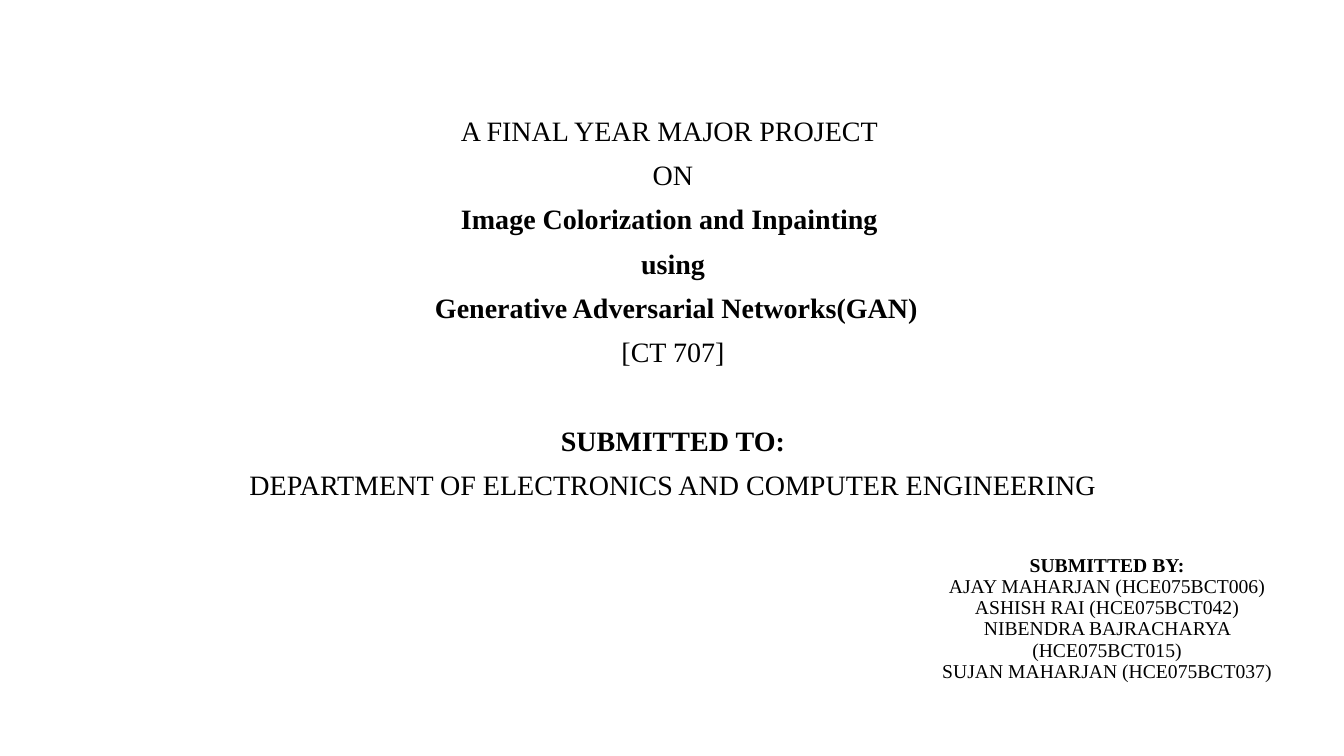
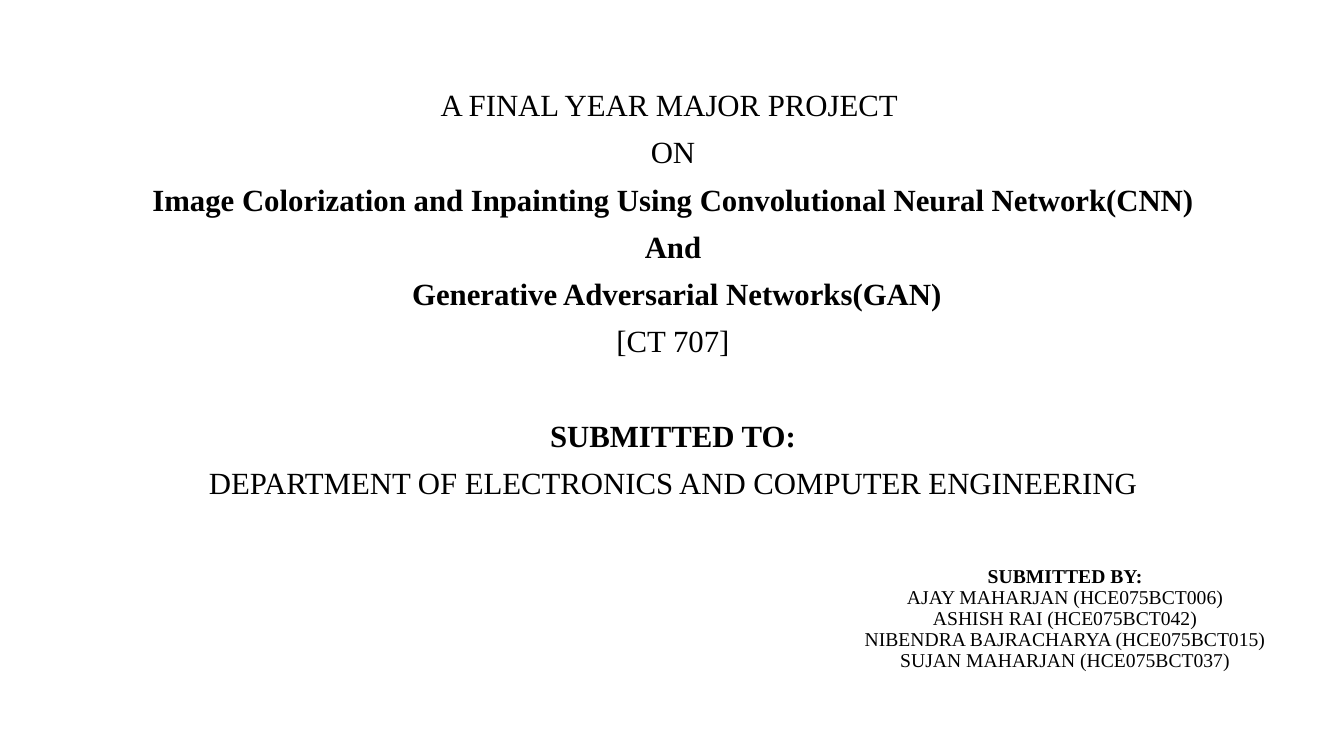
Before and after one commit to sujanW0W/MajorProject, a slide deck: slide 1 of Image colorization and Inpainting/Color Inpainting and colorization.pptx. Drawn at 1344x756 pixels with LibreOffice and Linux fonts; fonts in the diff are those of the drawing. Boxes give left, top, right and bottom in pixels: in the first picture for what was removed or moved away, otherwise in the second. Text is boxed around its words. In the diff, an @@ line names an element or a change of style, - is before the commit and + after.

```diff
--- a/Image colorization and Inpainting/Color Inpainting and colorization.pptx
+++ b/Image colorization and Inpainting/Color Inpainting and colorization.pptx
@@ subtitle "A FINAL YEAR MAJOR PROJECT": place and size @@
-subtitle "A FINAL YEAR MAJOR PROJECT" at (249, 122, 1096, 496)
+subtitle "A FINAL YEAR MAJOR PROJECT" at (152, 95, 1193, 495)
@@ subtitle at (209, 95, 1136, 495): size 20 to 22 pt in "A FINAL YEAR MAJOR PROJECT", "ON", "Generative Adversarial Networks(GAN)", "[CT 707]" and 2 more places @@
@@ subtitle at (152, 189, 1193, 259): text changed; size 20 to 22 pt @@
-Image Colorization and Inpainting
-using
+Image Colorization and Inpainting Using Convolutional Neural Network(CNN)
+And
@@ title "SUBMITTED BY:" rewrapped from (942, 559, 1271, 682) to (865, 570, 1265, 671) @@
```
Also in this commit, not shown: 5 other slides changed, 1 slide added.
